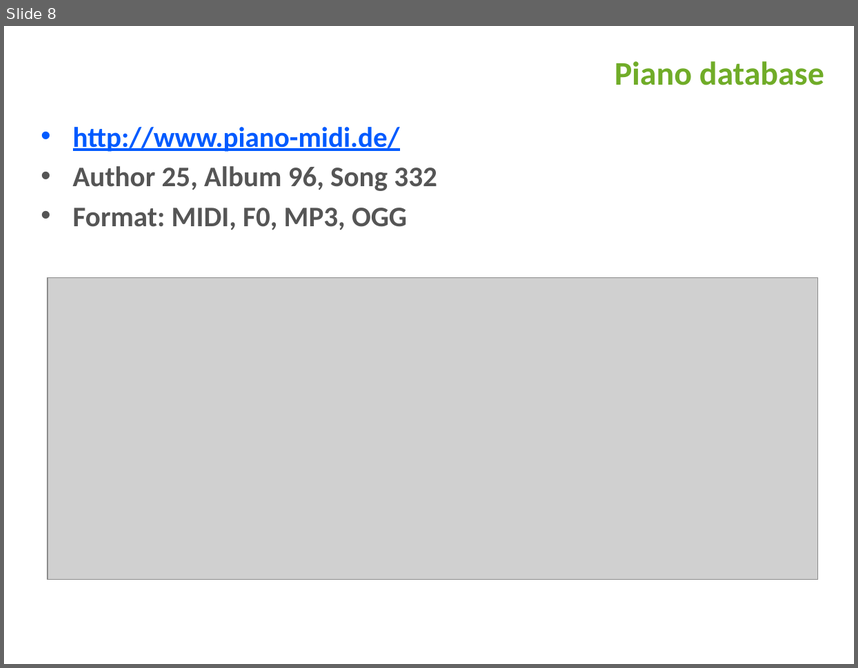
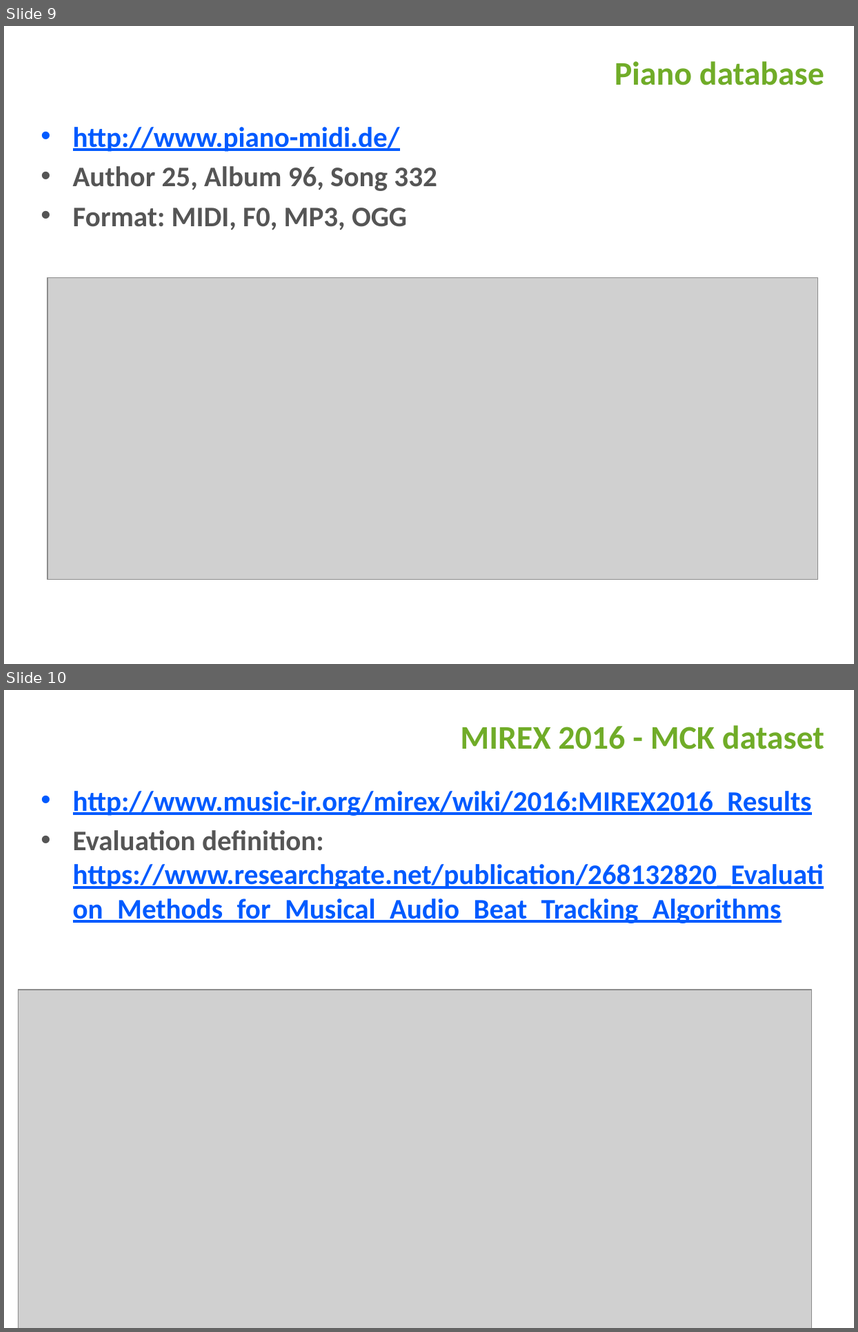
Before and after one commit to AlvinYC/ai_lab_piano, a slide deck: report/AILAB_W28.pptx. Shown one above the other, each under a label of ours: slide 8 before the commit, slides 9 and 10 after it. The pictures are 858x668 and 858x1332 pixels, drawn with LibreOffice and Linux fonts; fonts in the diff are those of the drawing; grey boxes stand for pictures; background and template pictures are left out. Boxes give left, top, right and bottom in pixels: in the first picture for what was removed or moved away, otherwise in the second. Text is boxed around its words. In the diff, an @@ line names an element or a change of style, - is before the commit and + after.

```diff
--- a/report/AILAB_W28.pptx
+++ b/report/AILAB_W28.pptx
@@ slide 10 added at box(4, 690, 854, 1328), background #FFFFFF @@
@@ title added at box(460, 725, 824, 749), 28 pt, text #70AC28, bold @@
+MIREX 2016 - MCK dataset
@@ text added at box(73, 791, 824, 923), 24 pt, text #005AFF, bold, underline @@
+• http://www.music-ir.org/mirex/wiki/2016:MIREX2016_Results
+• Evaluation definition: https://www.researchgate.net/publication/268132820_Evaluation_Methods_for_Musical_Audio_Beat_Tracking_Algorithms
@@ picture added at box(18, 989, 811, 1328) @@
@@ what was slide 8 is now slide 9 @@
```
Also in this commit, not shown: 5 other slides added, 1 slide removed, 3 other files.
